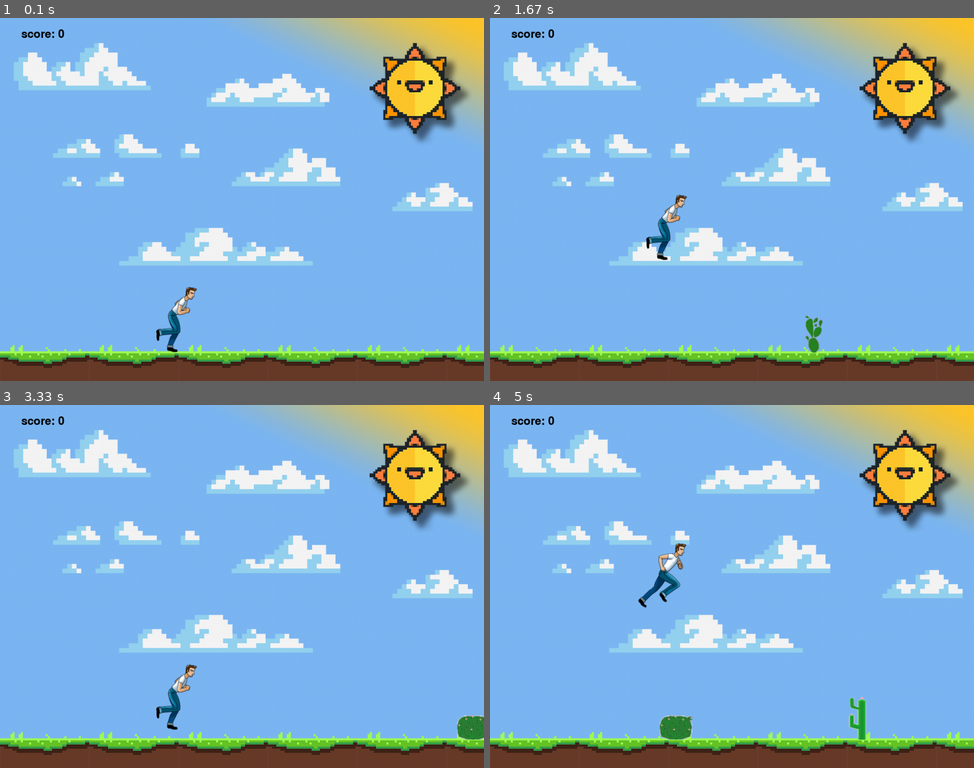
Above: before the commit, frames 1-4 (two rows, left to right).
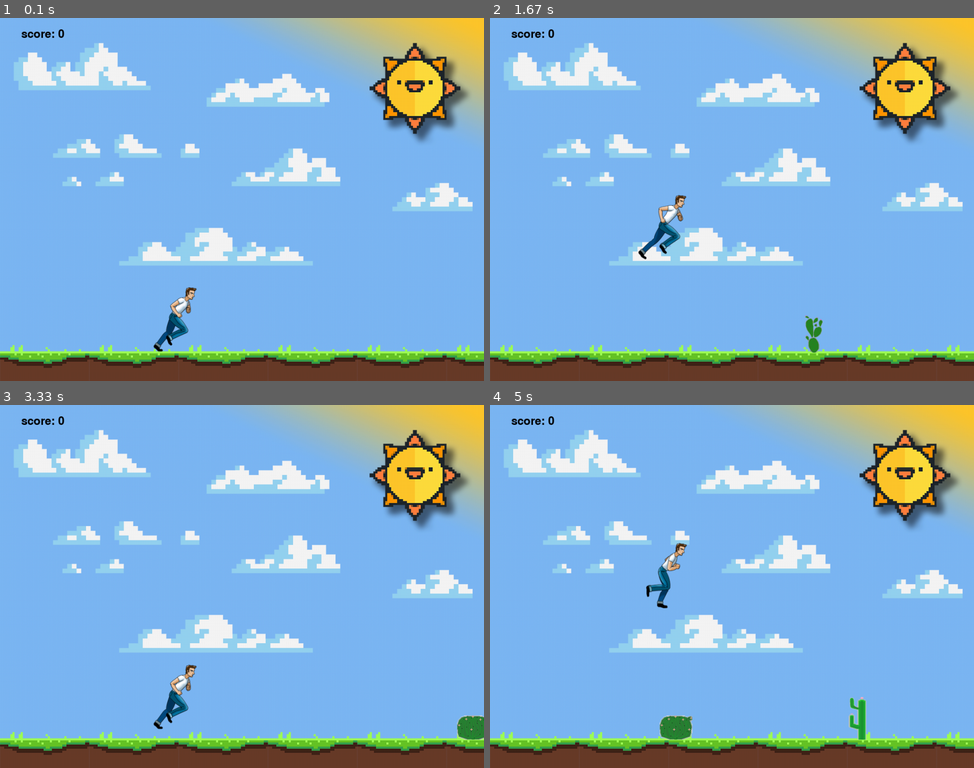
Above: after the commit, the same moments.

Repository: Piachonkin-Alex/py_game
Game: pygame game, started from game/run.py
Same seed, same stepped clock (60 frames per second), same inputs: the game is played once before the commit and once after it.
Inputs:
- Up to frame 1 (0.1 s): no input
- Up to frame 2 (1.67 s): tap Esc at 0.33 s; tap Enter at 0.67 s; tap Space at 1.5 s
- Up to frame 3 (3.33 s): tap Enter at 2.83, 3.23 s; tap Space at 3.32 s
- Up to frame 4 (5 s): tap Enter at 3.53, 3.73, 4.03, 4.63, 4.93 s; tap Space at 4.72 s

The runs differ from the first frame. In frame 1, 0.5% of the frame differs, in the area x 31-41%, y 74-93%; in frame 2, 0.6%, in the area x 30-41%, y 48-67%; in frame 3, 0.5%; in frame 4, 0.6%.

Commit message:
normal version

Diff:
--- a/game/header.py
+++ b/game/header.py
@@ -3,14 +3,16 @@
 
 
 class Barrier:
-    def __init__(self, x, y, width, movement, img):
+    def __init__(self, x, y, width, movement, img) -> None:
+        """Barrier initialization"""
         self.x = x
         self.y = y
         self.width = width
         self.movement = movement
         self.image = img
 
-    def move(self, our_display, display_width):
+    def move(self, our_display) -> None:
+        """Barrier motion"""
         if self.x >= -self.width:
             our_display.blit(self.image, (self.x, self.y))
             self.x -= self.movement
@@ -18,7 +20,8 @@
         else:
             return False
 
-    def remove_right(self, new_x, new_y, new_width, new_img):
+    def remove_right(self, new_x, new_y, new_width, new_img) -> None:
+        """replace barrier and change"""
         self.x = new_x
         self.y = new_y
         self.width = new_width
@@ -32,7 +35,8 @@
 barrier_images_size = [[37, 618], [69, 657], [40, 628]]
 
 
-def create_barriers(barrier_list, display_width):
+def create_barriers(barrier_list, display_width) -> None:
+    """Initialization of game Barriers"""
     dist = [100, 500, 900]
     for i in range(3):
         choice = random.randrange(0, 3)
@@ -42,7 +46,8 @@
         barrier_list.append(Barrier(display_width + dist[i], height, width, 5.2, img))
 
 
-def find_distance(barrier_list, display_width):
+def find_distance(barrier_list, display_width) -> int:
+    """calculate future distance between barriers"""
     right_point = max(barrier_list[0].x, barrier_list[1].x, barrier_list[2].x)
     distance = 0
     if right_point < display_width:
@@ -52,16 +57,17 @@
     else:
         distance = right_point
     choice_of_dist = random.randrange(0, 12)
-    if choice_of_dist < 4:
+    if choice_of_dist < 6:
         distance += random.randrange(43, 56)
     else:
         distance += random.randrange(280, 450)
     return distance
 
 
-def draw_barries(barrier_list, our_display, display_width):
+def draw_barries(barrier_list, our_display, display_width) -> None:
+    """draw barriers on display"""
     for barrier in barrier_list:
-        checker = barrier.move(our_display, display_width)
+        checker = barrier.move(our_display)
         if not checker:
             distance = find_distance(barrier_list, display_width)
 
@@ -73,27 +79,35 @@
             barrier.remove_right(distance, height, width, img)
 
 
-def print_text(text: str, cord_x, cord_y, font_type, font_size, our_display):
+def print_text(text: str, cord_x, cord_y, font_type, font_size, our_display) -> None:
+    """print text on display"""
     font = pygame.font.Font(font_type, font_size)
     text = font.render(text, True, (0, 0, 0))
     our_display.blit(text, (cord_x, cord_y))
 
 
-def pause(our_display, clock):
+def pause(our_display, clock) -> None:
+    """game pause"""
     pause_ind = True
+    pygame.mixer.music.pause()
+
     while pause_ind:
         for event in pygame.event.get():
             if event.type == pygame.QUIT:
                 pygame.quit()
                 quit()
+
         font_type = 'ofont.ru_EE-Bellflower.ttf'
         print_text('Press ENTER to continue', 300, 300, font_type, 37, our_display)
 
         keys = pygame.key.get_pressed()
         if keys[pygame.K_RETURN]:
             pause_ind = False
+
         pygame.display.update()
         clock.tick(15)
+
+    pygame.mixer.music.unpause()
 
 
 chel_images = []
@@ -104,25 +118,28 @@
 image_counter = 0
 
 
-def draw_chel(our_display, cord_x, cord_y):
+def draw_char(our_display, cord_x, cord_y) -> None:
+    """drawing character"""
     global image_counter
-    if image_counter == 21:
+    if image_counter == 18:
         image_counter = 0
-    our_display.blit(chel_images[image_counter // 7], (cord_x, cord_y))
+    our_display.blit(chel_images[image_counter // 6], (cord_x, cord_y))
     image_counter += 1
 
 
-def check_conflict(barrier_list, char_x, char_y, char_height, char_width):
+def check_conflict(barrier_list, char_x, char_y, char_height, char_width) -> bool:
+    """check crash"""
     for barrier in barrier_list:
         if char_y + char_height >= barrier.y:
-            if barrier.x <= char_x <= barrier.x + barrier.width:
+            if barrier.x <= char_x + 15 <= barrier.x + barrier.width:
                 return True
-            elif barrier.x <= char_x + char_width - 35 <= barrier.x + barrier.width:
+            elif barrier.x <= char_x + char_width - 60 <= barrier.x + barrier.width:
                 return True
     return False
 
 
-def end_game(our_display, clock, score, prev_max_score):
+def end_game(our_display, clock, score, prev_max_score) -> None:
+    """end game screen"""
     max_score = max(score, prev_max_score)
     end_game_ind = True
     while end_game_ind:
--- a/game/run.py
+++ b/game/run.py
@@ -3,6 +3,8 @@
 import header
 
 pygame.init()
+
+pygame.mixer.music.load('background.mp3')
 
 font_type = 'ofont.ru_EE-Bellflower.ttf'
 
@@ -27,7 +29,8 @@
 max_score = 0
 
 
-def jump():
+def jump() -> None:
+    """Do jump"""
     global jump_count, do_jump, char_y
     if jump_count >= -33:
         char_y -= jump_count / 1.7
@@ -37,17 +40,22 @@
         do_jump = False
 
 
-def count_score():
+def count_score() -> None:
+    """Counting score"""
     global score
     score += 1 / 180
 
 
-def run_game():
+def run_game() -> bool:
+    """Game cycle process"""
     global do_jump
+
+    pygame.mixer.music.play(-1)
+    background = pygame.image.load(r'background.png').convert()
     game = True
+
     barrier_list = []
     header.create_barriers(barrier_list, display_width)
-    background = pygame.image.load(r'background.png').convert()
     while game:
         for event in pygame.event.get():
             if event.type == pygame.QUIT:
@@ -61,15 +69,21 @@
 
         if keys[pygame.K_ESCAPE]:
             header.pause(our_display, clock)
+
         if do_jump:
             jump()
+
         count_score()
+
         our_display.blit(background, (0, 0))
         header.print_text('score: ' + str(int(score)), 45, 22, font_type, 35, our_display)
         header.draw_barries(barrier_list, our_display, display_width)
-        header.draw_chel(our_display, char_x, char_y)
+        header.draw_char(our_display, char_x, char_y)
+
         if header.check_conflict(barrier_list, char_x, char_y, char_width, char_height):
+            pygame.mixer.music.stop()
             game = False
+
         pygame.display.update()
         clock.tick(70)
     return header.end_game(our_display, clock, score, max_score)
Binary file added: game/high.jpg
Binary file added: game/middle.png
Not shown, added: game/background.mp3
